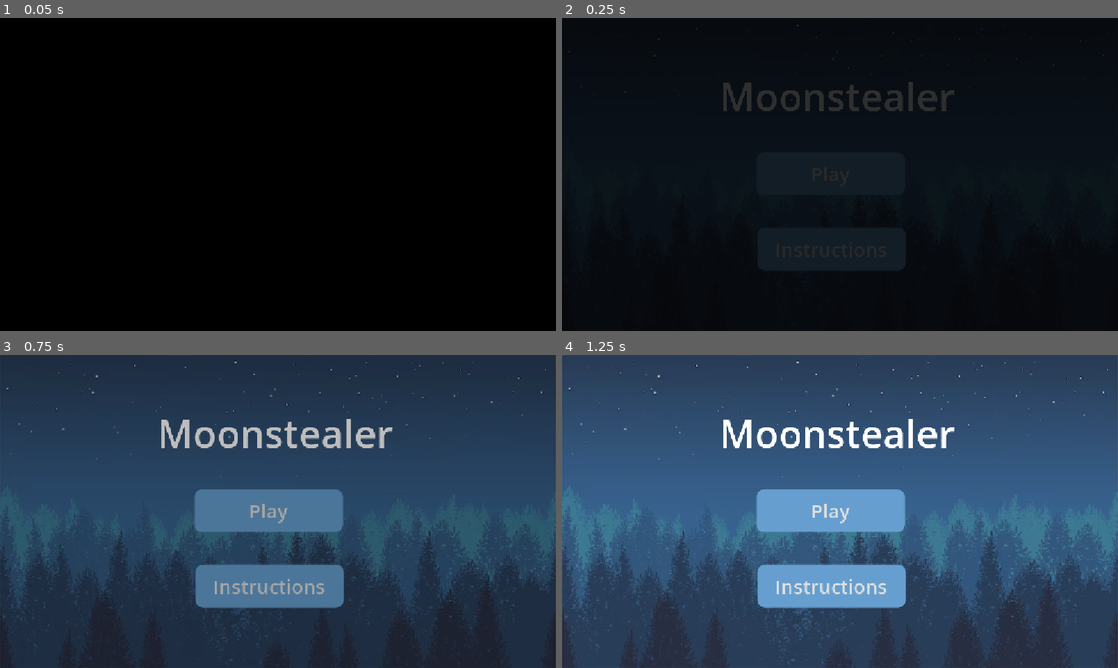
Above: before the commit, frames 1-4 (two rows, left to right).
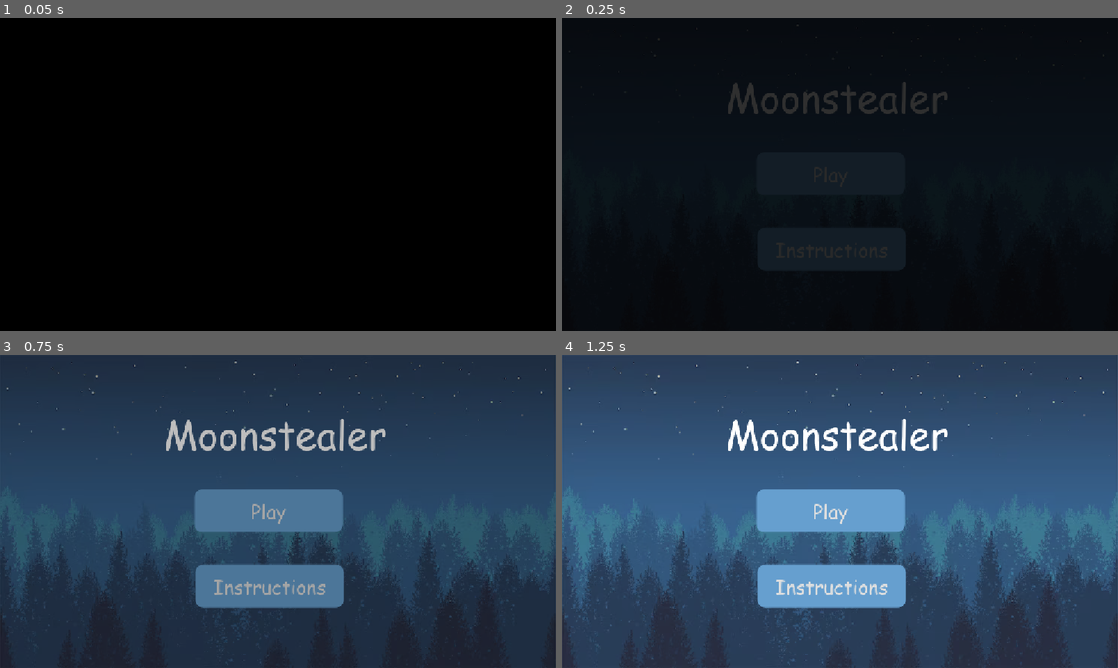
Above: after the commit, the same moments.

Repository: insertnewusername/moon-stealer
Game: Godot game, scene res://Scenes/startup.tscn
Same seed, same stepped clock (60 frames per second), same inputs: the game is played once before the commit and once after it. Sound files missing from this copy of the repository are replaced by a short silence.
Inputs:
- Up to frame 1 (0.05 s): no input
- Up to frame 2 (0.25 s): no input
- Up to frame 3 (0.75 s): click "Play" at 0.5 s
- Up to frame 4 (1.25 s): no input

Frame 1 is identical in both runs. In frame 2, 1.6% of the frame differs, in the area x 29-71%, y 20-31%; in frame 3, 2.6%; in frame 4, 2.7%, in the area x 29-71%, y 20-77%.

Commit message:
comic..... SANS

Diff:
--- a/Scenes/finish.tscn
+++ b/Scenes/finish.tscn
@@ -3,6 +3,7 @@
 [ext_resource type="Script" uid="uid://cd3q46rk5ennq" path="res://scripts/finishscene.gd" id="1_bgj60"]
 [ext_resource type="Texture2D" uid="uid://tt2xpqqwomqo" path="res://assets/startbg.png" id="1_nv66a"]
 [ext_resource type="PackedScene" uid="uid://7ai3iuq4bvoh" path="res://Scenes/transitionscreen.tscn" id="3_6tqh2"]
+[ext_resource type="FontFile" uid="uid://1x2c26irbhkp" path="res://assets/COMIC.TTF" id="3_oub70"]
 [ext_resource type="AudioStream" uid="uid://cr6gbun30wtih" path="res://assets/yayyy.mp3" id="4_6tqh2"]
 
 [sub_resource type="StyleBoxFlat" id="StyleBoxFlat_nv66a"]
@@ -69,6 +70,7 @@
 offset_bottom = -426.0
 grow_horizontal = 2
 grow_vertical = 2
+theme_override_fonts/font = ExtResource("3_oub70")
 theme_override_font_sizes/font_size = 64
 text = "You Beat The Game!"
 
@@ -82,6 +84,7 @@
 offset_bottom = -231.0
 grow_horizontal = 2
 grow_vertical = 2
+theme_override_fonts/font = ExtResource("3_oub70")
 theme_override_font_sizes/font_size = 40
 theme_override_styles/normal = SubResource("StyleBoxFlat_nv66a")
 theme_override_styles/normal_mirrored = SubResource("StyleBoxFlat_o6pr6")
--- a/Scenes/startup.tscn
+++ b/Scenes/startup.tscn
@@ -3,6 +3,7 @@
 [ext_resource type="Texture2D" uid="uid://c8gxtata2k2di" path="res://assets/bg.png" id="1_frw7t"]
 [ext_resource type="Script" uid="uid://dfx00rinupmnm" path="res://scripts/startup.gd" id="1_tsans"]
 [ext_resource type="PackedScene" uid="uid://7ai3iuq4bvoh" path="res://Scenes/transitionscreen.tscn" id="3_8q8xm"]
+[ext_resource type="FontFile" uid="uid://1x2c26irbhkp" path="res://assets/COMIC.TTF" id="3_tsx3d"]
 [ext_resource type="AudioStream" uid="uid://b2fkn77kjjutw" path="res://assets/chopinahhh.mp3" id="4_g3wv1"]
 [ext_resource type="AudioStream" uid="uid://pbeiifartumf" path="res://assets/clickity.mp3" id="5_hljtq"]
 
@@ -81,6 +82,7 @@
 offset_right = -379.0
 offset_bottom = -451.0
 grow_horizontal = 2
+theme_override_fonts/font = ExtResource("3_tsx3d")
 theme_override_font_sizes/font_size = 80
 text = "Moonstealer"
 
@@ -94,6 +96,7 @@
 offset_bottom = -125.0
 grow_horizontal = 2
 grow_vertical = 2
+theme_override_fonts/font = ExtResource("3_tsx3d")
 theme_override_font_sizes/font_size = 40
 theme_override_styles/normal = SubResource("StyleBoxFlat_frw7t")
 theme_override_styles/normal_mirrored = SubResource("StyleBoxFlat_tsans")
@@ -115,6 +118,7 @@
 offset_bottom = -281.0
 grow_horizontal = 2
 grow_vertical = 2
+theme_override_fonts/font = ExtResource("3_tsx3d")
 theme_override_font_sizes/font_size = 40
 theme_override_styles/normal = SubResource("StyleBoxFlat_frw7t")
 theme_override_styles/normal_mirrored = SubResource("StyleBoxFlat_tsans")
--- a/level1.tscn
+++ b/level1.tscn
@@ -57,6 +57,7 @@
 [ext_resource type="Texture2D" uid="uid://6no7wiswdoa2" path="res://assets/PNG/Environment/Crystal_Caves_Forest_2D_Platformer_Tileset_Environment - Pillar.png" id="45_kgbam"]
 [ext_resource type="PackedScene" uid="uid://dv84l8nnr76a3" path="res://sprites/finish.tscn" id="45_o45kq"]
 [ext_resource type="AudioStream" uid="uid://pbeiifartumf" path="res://assets/clickity.mp3" id="46_ycl4i"]
+[ext_resource type="FontFile" uid="uid://1x2c26irbhkp" path="res://assets/COMIC.TTF" id="57_xnk0v"]
 
 [sub_resource type="TileSetAtlasSource" id="TileSetAtlasSource_bi6q3"]
 texture = ExtResource("4_hxcog")
@@ -2143,6 +2144,7 @@
 offset_top = 2.0
 offset_right = 114.0
 offset_bottom = 46.0
+theme_override_fonts/font = ExtResource("57_xnk0v")
 theme_override_font_sizes/font_size = 27
 text = "Score:"
 metadata/_edit_use_anchors_ = true
Binary file added: assets/COMIC.TTF
Not shown, added: assets/COMIC.TTF.import
